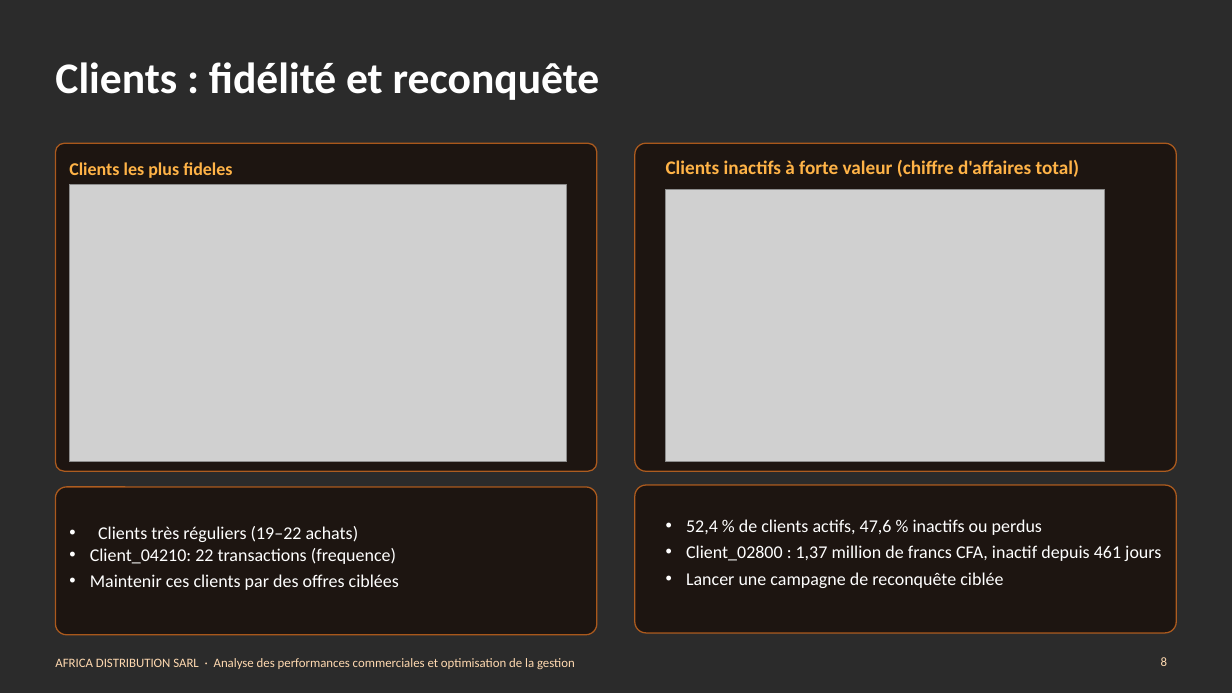
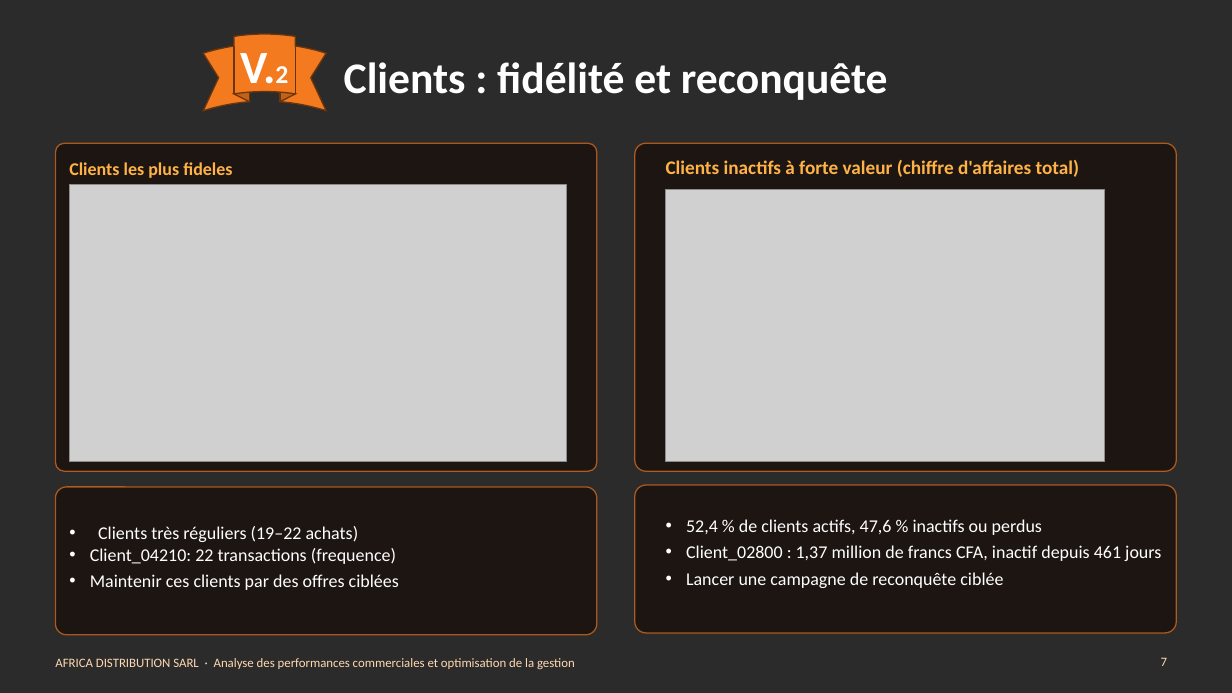
Before and after one commit to Agatte-Data/STAGE-DATA-ANALYST, a slide deck: slide 7 of 08_PRESENTATION/Presentation_AFRICA_DISTRIBUTION.pptx (slide 8 before the commit). Drawn at 1232x693 pixels with LibreOffice and Linux fonts; fonts in the diff are those of the drawing; grey boxes stand for pictures; background and template pictures are left out; a plain dark background stands for a picture behind light text. Boxes give left, top, right and bottom in pixels: in the first picture for what was removed or moved away, otherwise in the second. Text is boxed around its words. In the diff, an @@ line names an element or a change of style, - is before the commit and + after.

```diff
--- a/08_PRESENTATION/Presentation_AFRICA_DISTRIBUTION.pptx
+++ b/08_PRESENTATION/Presentation_AFRICA_DISTRIBUTION.pptx
@@ title "Clients : fidélité et reconquête" at <box>344,62,888,100</box>: alignment left to centre @@
@@ ellipse ribbon added at <box>203,34,326,111</box>, fill #F37A1F, outline #6B350E 1 pt @@
@@ text added at <box>240,53,288,94</box>, 36 pt, text #FFFFFF, bold @@
+V.2
@@ page number at <box>1161,657,1167,666</box>: text changed @@
-8
+7
```
Also in this commit, not shown: 15 other slides changed, 1 slide added, 1 slide removed, 11 other files.
